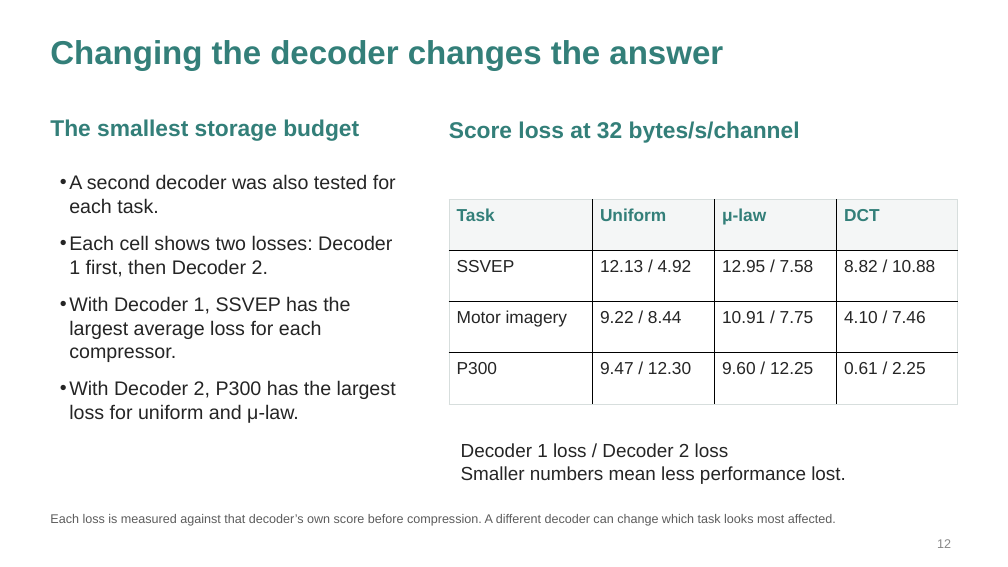
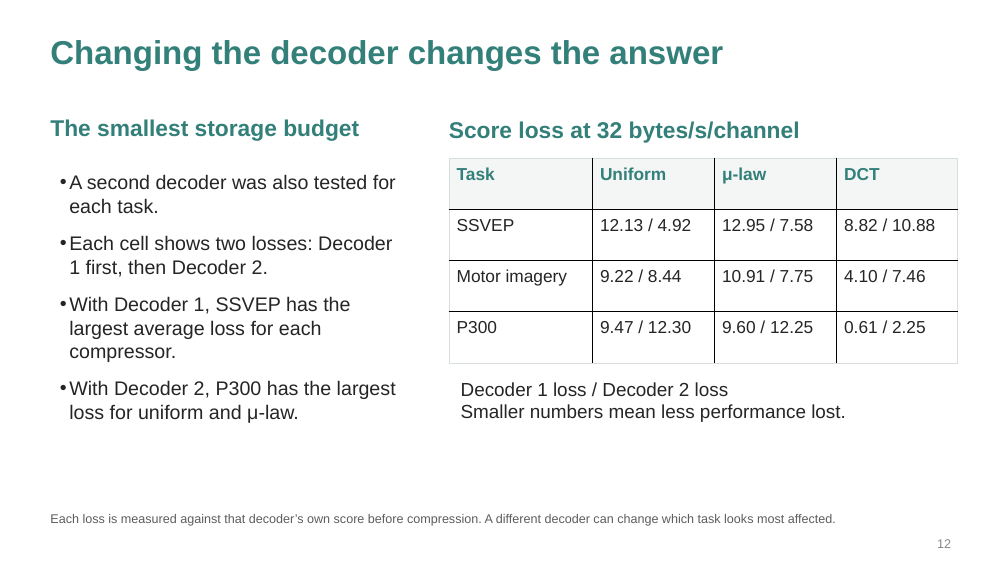
Before and after one commit to Deb044/DataCompression, a slide deck: slide 12 of output/presentation/every-bit-of-the-brain.pptx. Drawn at 1008x567 pixels with LibreOffice and Linux fonts; fonts in the diff are those of the drawing. Boxes give left, top, right and bottom in pixels: in the first picture for what was removed or moved away, otherwise in the second. Text is boxed around its words. In the diff, an @@ line names an element or a change of style, - is before the commit and + after.

```diff
--- a/output/presentation/every-bit-of-the-brain.pptx
+++ b/output/presentation/every-bit-of-the-brain.pptx
@@ table: place and size @@
-table at bbox=[449, 200, 957, 405]
+table at bbox=[449, 158, 957, 363]
@@ text "Decoder 1 loss / Decoder ...": place and size @@
-text "Decoder 1 loss / Decoder ..." at bbox=[461, 443, 846, 484]
+text "Decoder 1 loss / Decoder ..." at bbox=[461, 382, 846, 422]
```
Also in this commit, not shown: 7 other slides changed, 5 other files.
